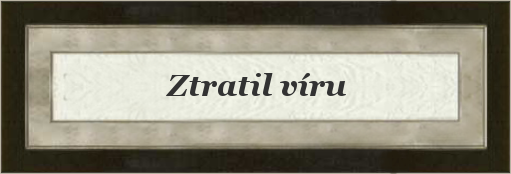
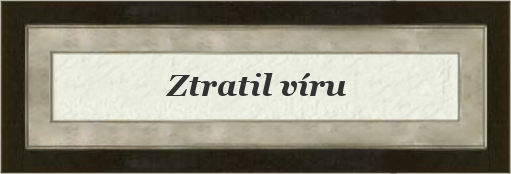
The second 511px x 174px image is a revision of the first. Changes to its layers:
painted on "Card" over [30, 33, 488, 141]
